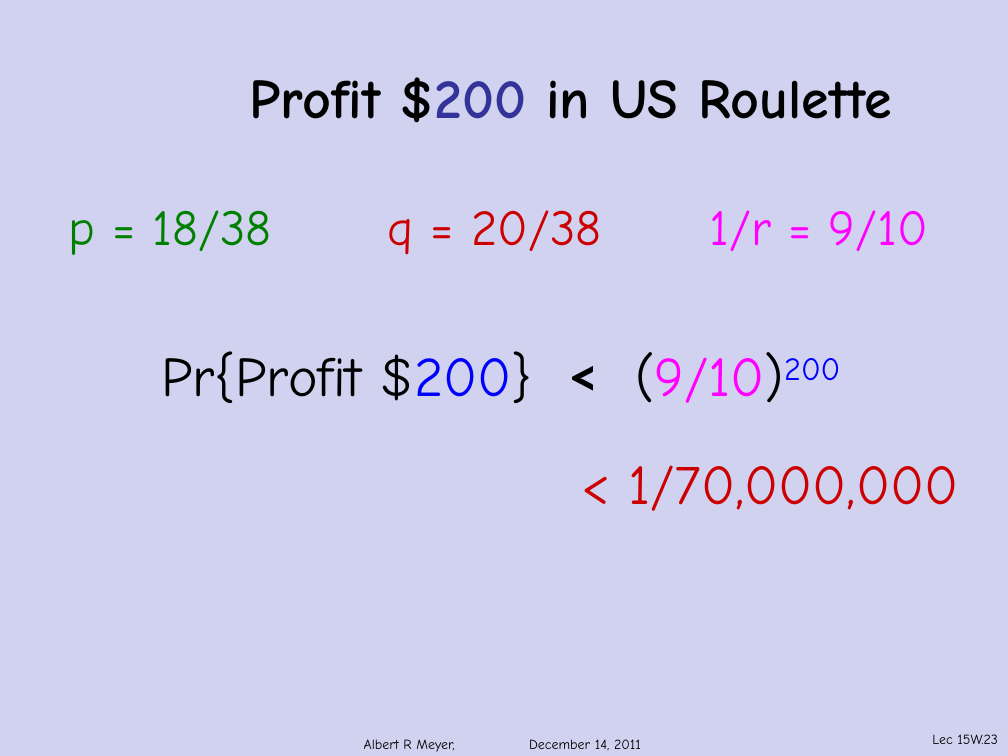
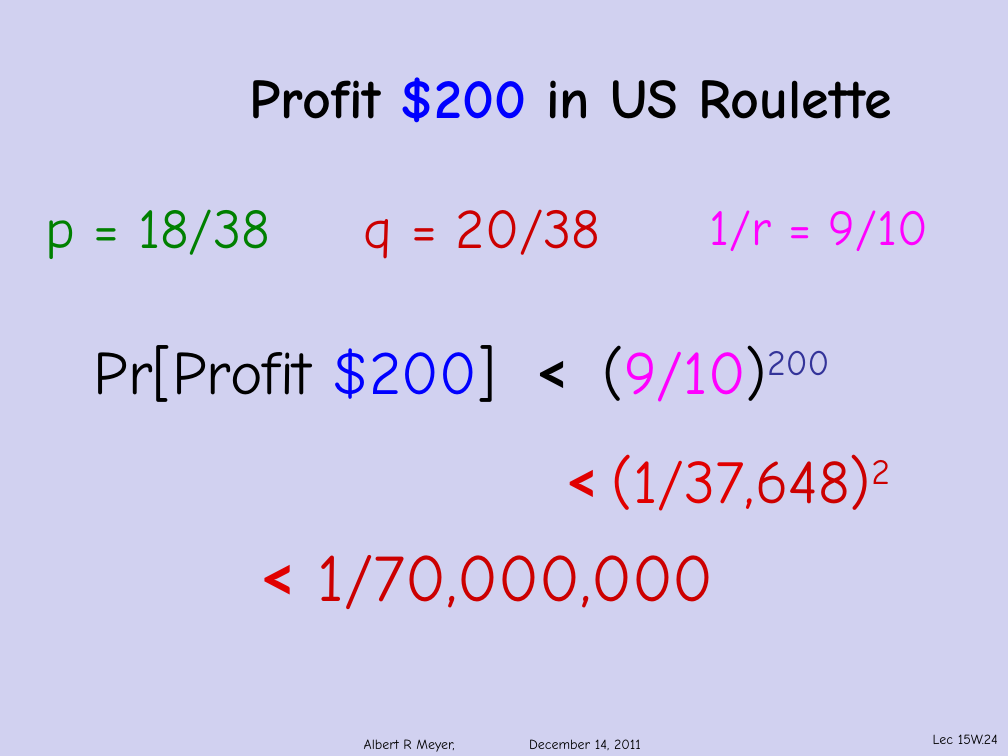
Before and after one commit to armeyer/mcs_web, a slide deck: slide 24 of fall11/slidesF11/slides15w.pptx (slide 23 before the commit). Drawn at 1008x756 pixels with LibreOffice and Linux fonts; fonts in the diff are those of the drawing; background and template pictures are left out. Boxes give left, top, right and bottom in pixels: in the first picture for what was removed or moved away, otherwise in the second. Text is boxed around its words. In the diff, an @@ line names an element or a change of style, - is before the commit and + after.

```diff
--- a/fall11/slidesF11/slides15w.pptx
+++ b/fall11/slidesF11/slides15w.pptx
@@ title "Profit $200 in US Roulette" at <box>250,77,892,123</box>: text colour #000000 to #0000FF, text colour #333399 to #0000FF in "$200" @@
@@ text "p = 18/38": place and size @@
-text "p = 18/38" at <box>69,210,271,255</box>
+text "p = 18/38" at <box>45,209,270,259</box>
@@ text "p = 18/38" at <box>45,209,270,259</box>: size 36 to 40 pt @@
@@ text "q = 20/38" at <box>364,209,601,259</box>: size 36 to 40 pt @@
@@ text "q = 20/38": place and size @@
-text "q = 20/38" at <box>388,210,601,255</box>
+text "q = 20/38" at <box>364,209,601,259</box>
@@ text at <box>94,345,829,402</box>: text changed; size 40 to 44 pt @@
-Pr{Profit $200} < (9/10)200
+Pr[Profit $200] < (9/10)200
@@ text added at <box>612,454,890,511</box>, 44 pt, text #E10000 @@
+< (1/37,648)2
@@ text "< 1/70,000,000": place and size @@
-text "< 1/70,000,000" at <box>628,465,958,511</box>
+text "< 1/70,000,000" at <box>318,555,714,609</box>
@@ text "< 1/70,000,000" at <box>318,555,714,609</box>: size 40 to 48 pt; font Comic Neue to Calibri, text colour #CC0000 to #E10000, bold on in "<" @@
@@ page number at <box>933,734,998,744</box>: text changed @@
-Lec 15W.23
+Lec 15W.24
```
Also in this commit, not shown: 19 other slides changed, 6 slides added, 1 other file.
